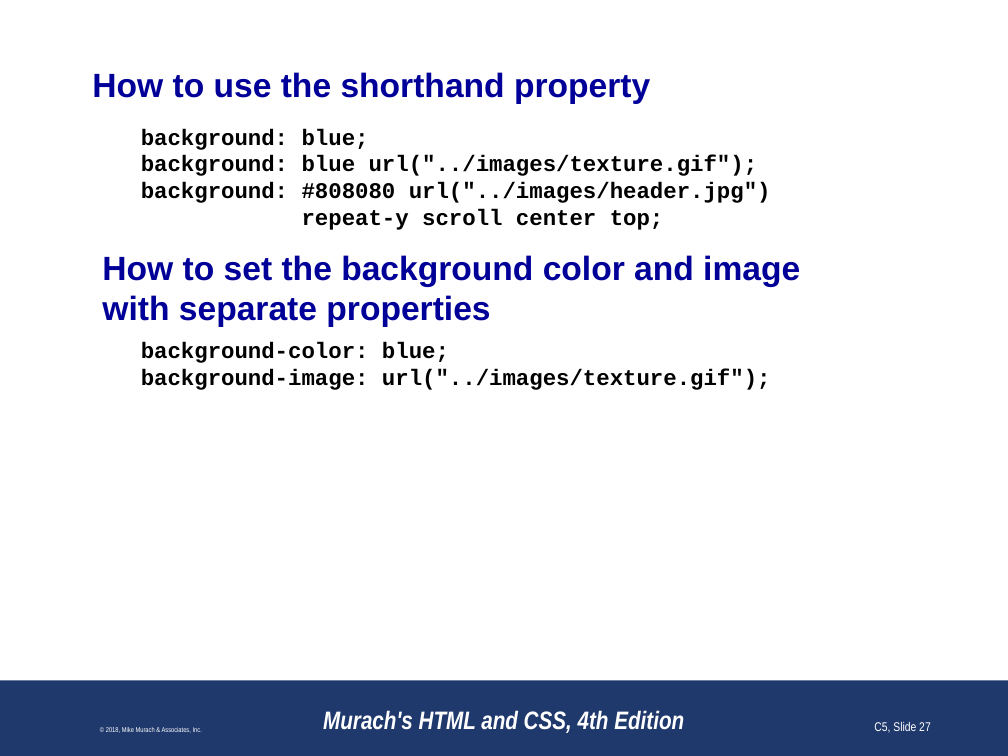
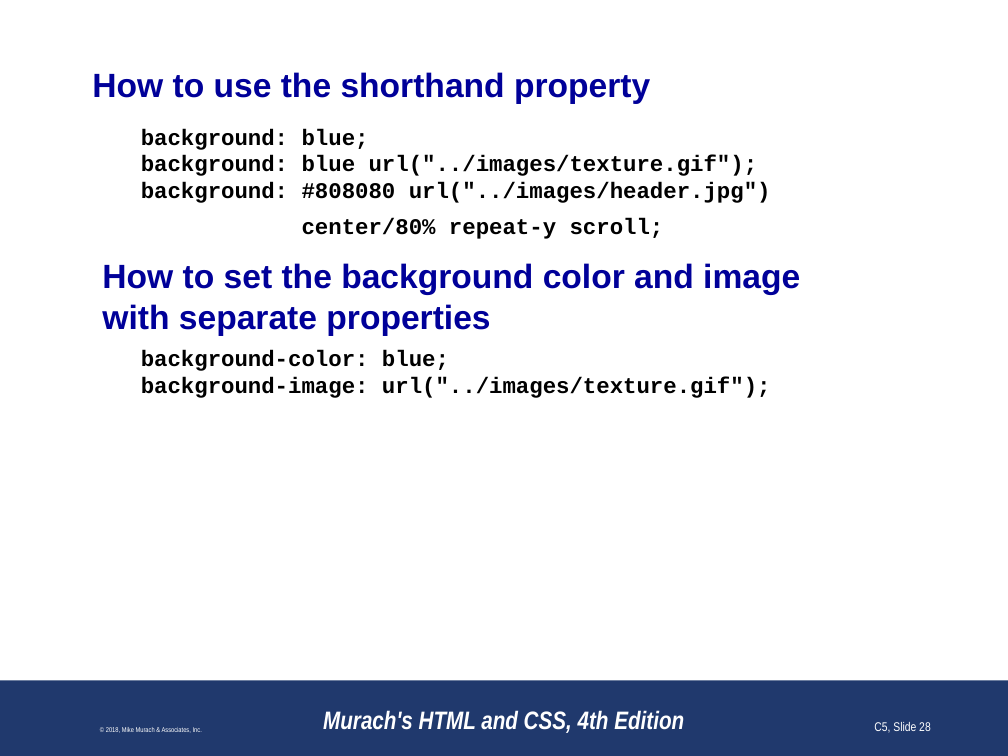
Before and after one commit to paulsmithkc/awd1000_base_lab_and_homework, a slide deck: slide 28 of murach_html_4e/slides/Chapter 5 slides (Revised).pptx (slide 27 before the commit). Drawn at 1008x756 pixels with LibreOffice and Linux fonts; fonts in the diff are those of the drawing; background and template pictures are left out. Boxes give left, top, right and bottom in pixels: in the first picture for what was removed or moved away, otherwise in the second. Text is boxed around its words. In the diff, an @@ line names an element or a change of style, - is before the commit and + after.

```diff
--- a/murach_html_4e/slides/Chapter 5 slides (Revised).pptx
+++ b/murach_html_4e/slides/Chapter 5 slides (Revised).pptx
@@ text at (x1=141, y1=182, x2=771, y2=239): text changed @@
-background: #808080 url("../images/header.jpg")
-repeat-y scroll center top;
+background: #808080 url("../images/header.jpg")
+center/80% repeat-y scroll;
@@ page number at (x1=874, y1=722, x2=931, y2=733): text changed @@
-C5, Slide 27
+C5, Slide 28
```
Also in this commit, not shown: 27 other slides changed, 1 slide added, 2 slides removed.
